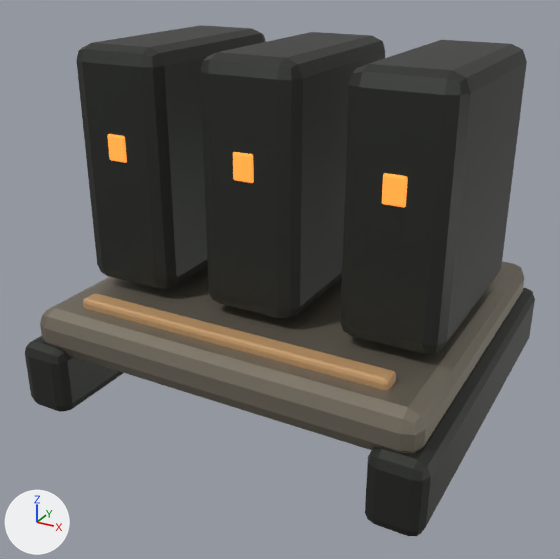
What one commit did to the Blender file assets/models/source/buildings/factions/drift_armory.blend.
Camera for both pictures: a camera (50 mm lens) standing at (1.34, -2.58, 1.72) and looking at (-0.23, 0.27, 0.3). The lights are fixed; the arrows at lower left show +X, +Y and +Z. The first picture is the older version.

The first picture shows 'Bolt-down munitions locker', 'Bolt-down munitions locker.001', 'Bolt-down munitions locker.002', 'Bolt-on edge rail', 'Case latch.006', 'Modular pallet deck', 'Replaceable skid rail', 'Replaceable skid rail.001' and 2 more.
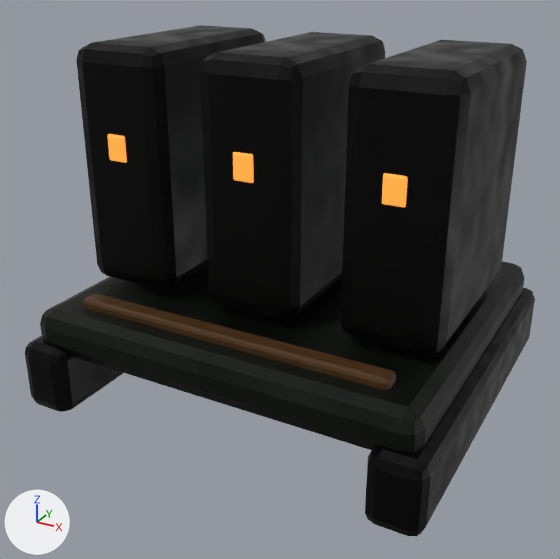
The change, as a diff of the scene's bpy script:
```diff
--- a/assets/models/source/buildings/factions/drift_armory.blend.py
+++ b/assets/models/source/buildings/factions/drift_armory.blend.py
@@ mat_drift___dark_007 @@
 mat_drift___dark_007 = bpy.data.materials.new('Drift / dark.007')
-# nodes: BsdfPrincipled, OutputMaterial
-# colours: dark grey #3c3e3a
+# nodes: BsdfPrincipled, NormalMap, OutputMaterial, TexImage x3
+# uses the picture img_factions_drift_dark_graphite_albedo_png
+# uses the picture img_graphite_normal_png
+# uses the picture img_graphite_roughness_png
@@ mat_drift___steel_007 @@
 mat_drift___steel_007 = bpy.data.materials.new('Drift / steel.007')
-# nodes: BsdfPrincipled, OutputMaterial
-# colours: grey #8b8476
+# nodes: BsdfPrincipled, NormalMap, OutputMaterial, TexImage x3
+# uses the picture img_factions_drift_steel_steel_albedo_png
+# uses the picture img_steel_normal_png
+# uses the picture img_steel_roughness_png
@@ mat_drift___light_007 @@
 mat_drift___light_007 = bpy.data.materials.new('Drift / light.007')
-# nodes: BsdfPrincipled, OutputMaterial
-# colours: brown #cea473
+# nodes: BsdfPrincipled, NormalMap, OutputMaterial, TexImage x3
+# uses the picture img_ceramic_normal_png
+# uses the picture img_ceramic_roughness_png
+# uses the picture img_factions_drift_armor_light_ceramic_albedo_png
```

What differs and where, as boxes [x1, y1, x2, y2] in the pictures (560 x 559 px):
'Bolt-down munitions locker.002', surface changed (darker)
    both: [340, 40, 523, 354]
'Modular pallet deck', surface changed (darker)
    both: [40, 262, 524, 454]
'Bolt-down munitions locker.001', surface changed (darker)
    both: [200, 35, 383, 318]
'Bolt-down munitions locker', surface changed (darker)
    both: [76, 28, 265, 289]
'Replaceable skid rail.001', surface changed (darker)
    both: [365, 288, 533, 536]
'Bolt-on edge rail', surface changed (darker)
    both: [83, 294, 396, 390]
'Replaceable skid rail', surface changed (darker)
    both: [25, 336, 123, 412]
